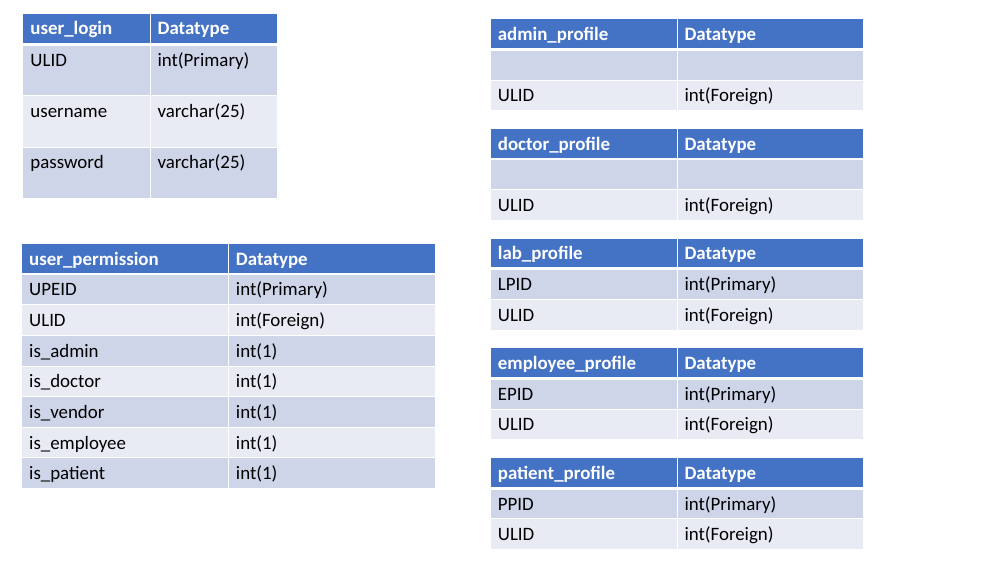
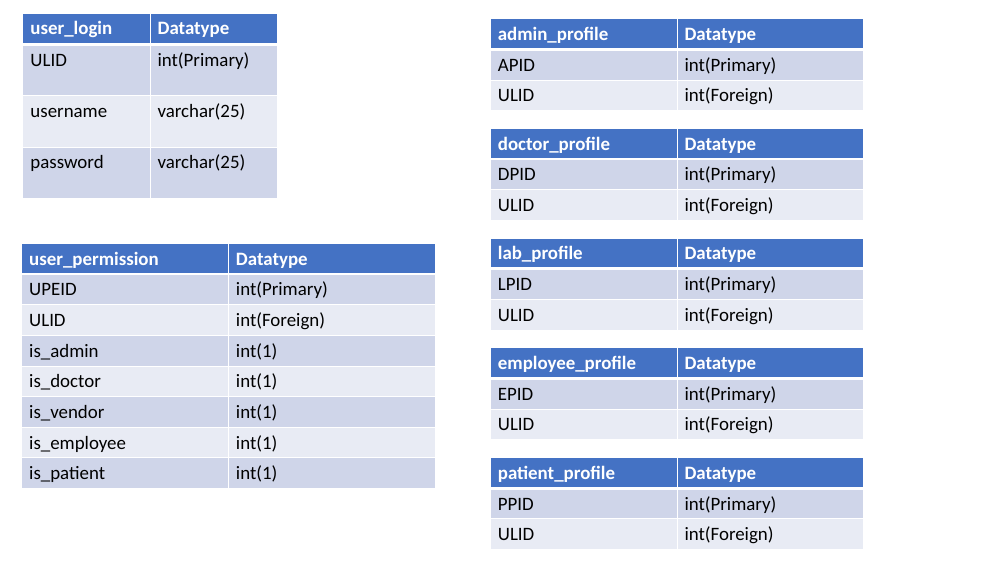
Before and after one commit to evanjam/CovidTestingSite, a slide deck: slide 2 of docs/tables_demo.pptx (slide 3 before the commit). Drawn at 1008x567 pixels with LibreOffice and Linux fonts; fonts in the diff are those of the drawing. Boxes give left, top, right and bottom in pixels: in the first picture for what was removed or moved away, otherwise in the second. Text is boxed around its words. In the diff, an @@ line names an element or a change of style, - is before the commit and + after.

```diff
--- a/docs/tables_demo.pptx
+++ b/docs/tables_demo.pptx
@@ table at [491, 19, 864, 110] @@
-row 2, column 1: 
+row 2, column 1: APID
-row 2, column 2: 
+row 2, column 2: int(Primary)
@@ table at [491, 129, 864, 219] @@
-row 2, column 1: 
+row 2, column 1: DPID
-row 2, column 2: 
+row 2, column 2: int(Primary)
```
Also in this commit, not shown: 1 slide removed, 3 other files.
